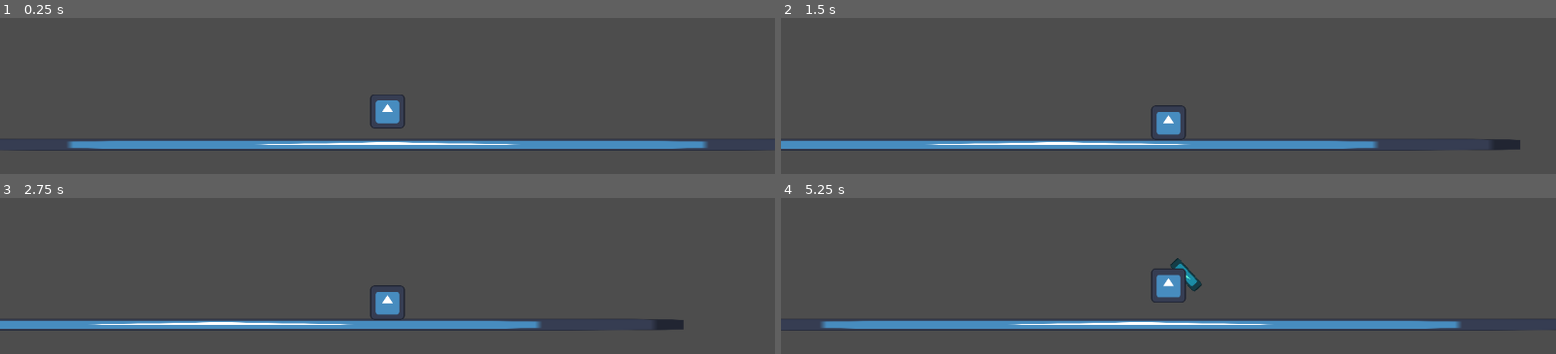
Above: before the commit, frames 1-4 (two rows, left to right).
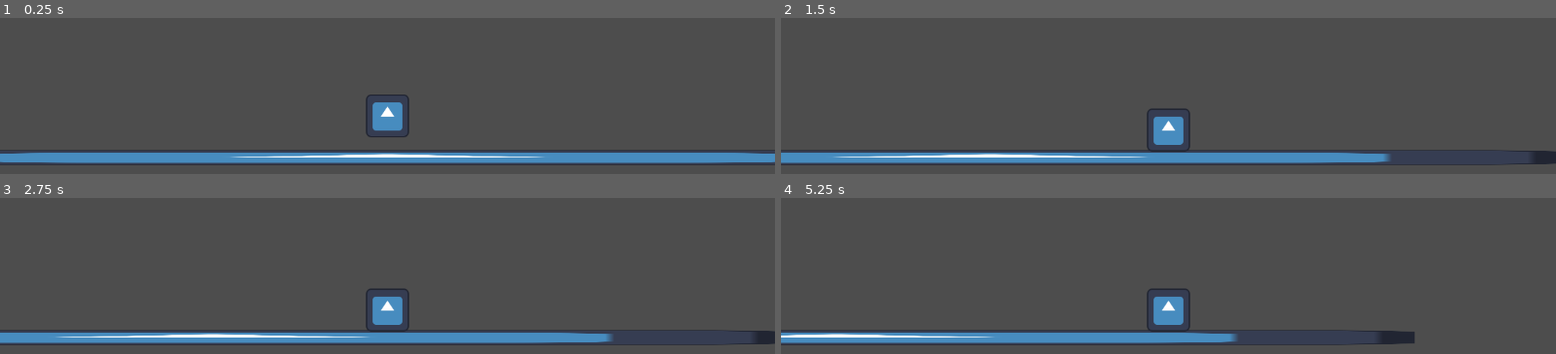
Above: after the commit, the same moments.

Repository: sudo-m3z1m/MakeItBeforeTheTest
Game: Godot game, scene res://Prefabs/test_scene.tscn
Two runs of this game, one before a commit and one after it. Both use one fixed random seed, a clock stepped at 60 frames per second and the inputs below. The engine's default icon, where the game draws it, is replaced by a stand-in: a white triangle on a blue panel in a dark square.
Inputs (mouse positions are in pixels of both pictures, inside the frame that each line leads up to):
- Up to frame 1 (0.25 s): no input
- Up to frame 2 (1.5 s): tap Enter (ui_accept) at 0.5, 0.77 s; move the mouse to (1339, 71) at 0.52 s; press the mouse at (1339, 71) at 0.53 s; hold D (Right) from 0.53 s (still down); right-click (1339, 71) at 0.8 s; move the mouse to (1013, 114) at 1.27 s; release the mouse at (1013, 114) at 1.28 s; right-click (1013, 114) at 1.35 s
- Up to frame 3 (2.75 s): tap Enter (ui_accept) at 1.52 s; click (232, 294) at 1.55 s; move the mouse to (outside the picture) at 2.02 s; release D (Right) at 2.03 s; press the mouse at (outside the picture) at 2.03 s; hold A (Left) from 2.03 s (still down); right-click (outside the picture) at 2.3 s
- Up to frame 4 (5.25 s): move the mouse to (outside the picture) at 2.77 s; release A (Left) at 2.78 s; release the mouse at (outside the picture) at 2.78 s; hold D (Right) 2.78-4.28 s; right-click (outside the picture) at 2.85 s; tap Enter (ui_accept) at 3.02, 3.77, 4.52 s; click (outside the picture) at 3.05 s; move the mouse to (1401, 338) at 3.52 s; press the mouse at (1401, 338) at 3.53 s; right-click (1401, 338) at 3.8 s; move the mouse to (936, 207) at 4.27 s; release the mouse at (936, 207) at 4.28 s; hold A (Left) 4.28-5.03 s; right-click (936, 207) at 4.35 s; click (936, 207) at 4.55 s; move the mouse to (1207, 272) at 5.02 s; press the mouse at (1207, 272) at 5.03 s; hold D (Right) from 5.03 s (still down)

The runs differ from the first frame. In frame 1, 13% of the frame differs, in the area x 0-100%, y 49-95%; in frame 2, 12%; in frame 3, 11%; in frame 4, 12%.

Commit message:
delited almost everything

Diff:
--- a/Prefabs/player.gd
+++ b/Prefabs/player.gd
@@ -4,56 +4,19 @@
 @export var speed: float = 600
 @export var jump_strenght: float
 @export var gravity: float
-@export var attack_strength: float
-@export var time_distortion: float
-@export var die_force_strength: float
 
 @onready var animation_player: AnimationPlayer = $AnimationPlayer
-@onready var weapon: Node2D = $Weapon
-@onready var area: Area2D = $Weapon/Area2D
-
-var time_is_slowed: bool = false
-var is_died: bool = false
 
 func _input(event):
 	if event.is_action_pressed("ui_accept") and is_on_floor():
 		velocity += Vector2.UP * jump_strenght / Engine.time_scale
-	if event.is_action_pressed("Attack"):
-		attack()
-	if event.is_action_pressed("RightMouse"):
-		time_is_slowed = !time_is_slowed
 
 func _physics_process(delta):
-	if !is_died:
-		velocity = lerp(velocity, get_direction() * speed, 0.2)
-	weapon.look_at(get_global_mouse_position())
+	velocity = lerp(velocity, get_direction() * speed, 0.2)
 	move_and_slide()
 	velocity.y += gravity
-	if !$Weapon/Area2D/CollisionShape2D.disabled:
-		check_attack_objects()
-
-	if time_is_slowed:
-		Engine.time_scale = time_distortion
-		return
-	Engine.time_scale = 1
 
 func get_direction() -> Vector2:
 	var direction: Vector2
 	direction.x = Input.get_axis("Left", "Right")
 	return direction
-
-func check_attack_objects() -> void:
-	var area_objects: Array[Area2D] = area.get_overlapping_areas()
-	for object in area_objects:
-		if object is Projectile:
-			object.direction = -object.direction
-			$Weapon/Area2D/CollisionShape2D.disabled = true
-
-func attack() -> void:
-	var direction: Vector2 = global_position.direction_to(get_global_mouse_position())
-	velocity += direction * attack_strength / Engine.time_scale
-	animation_player.play("Attack")
-
-func die() -> void:
-	#animation_player.play("Death")
-	is_died = true
--- a/Prefabs/player.tscn
+++ b/Prefabs/player.tscn
@@ -1,10 +1,7 @@
-[gd_scene load_steps=9 format=3 uid="uid://bwng780u0niso"]
+[gd_scene load_steps=7 format=3 uid="uid://bwng780u0niso"]
 
 [ext_resource type="Texture2D" uid="uid://dwpnuhxpdin85" path="res://icon.svg" id="1_1vmym"]
 [ext_resource type="Script" path="res://Prefabs/player.gd" id="1_85so0"]
-
-[sub_resource type="RectangleShape2D" id="RectangleShape2D_c8y3r"]
-size = Vector2(107, 77)
 
 [sub_resource type="SpriteFrames" id="SpriteFrames_se3mq"]
 animations = [{
@@ -21,65 +18,11 @@
 radius = 15.0
 height = 62.0
 
-[sub_resource type="Animation" id="Animation_6ghq1"]
-resource_name = "Attack"
-length = 0.2
-step = 0.01
-tracks/0/type = "value"
-tracks/0/imported = false
-tracks/0/enabled = true
-tracks/0/path = NodePath("Weapon/AttackSprite:rotation")
-tracks/0/interp = 1
-tracks/0/loop_wrap = true
-tracks/0/keys = {
-"times": PackedFloat32Array(0, 0.06, 0.1, 0.11, 0.18, 0.19, 0.2),
-"transitions": PackedFloat32Array(1, 1, 1, 1, 1, 1, 1),
-"update": 0,
-"values": [-2.26893, -0.603884, 0.455531, 0.261799, -1.98793, -2.0944, -2.26893]
-}
-tracks/1/type = "value"
-tracks/1/imported = false
-tracks/1/enabled = true
-tracks/1/path = NodePath("Weapon/AttackSprite:position")
-tracks/1/interp = 1
-tracks/1/loop_wrap = true
-tracks/1/keys = {
-"times": PackedFloat32Array(0, 0.06, 0.1, 0.2),
-"transitions": PackedFloat32Array(1, 1, 1, 1),
-"update": 0,
-"values": [Vector2(30, -15), Vector2(72, -9), Vector2(71, 16), Vector2(30, -15)]
-}
-tracks/2/type = "value"
-tracks/2/imported = false
-tracks/2/enabled = true
-tracks/2/path = NodePath("Weapon/AttackSprite:visible")
-tracks/2/interp = 1
-tracks/2/loop_wrap = true
-tracks/2/keys = {
-"times": PackedFloat32Array(0, 0.2),
-"transitions": PackedFloat32Array(1, 1),
-"update": 1,
-"values": [true, false]
-}
-tracks/3/type = "value"
-tracks/3/imported = false
-tracks/3/enabled = true
-tracks/3/path = NodePath("Weapon/Area2D/CollisionShape2D:disabled")
-tracks/3/interp = 1
-tracks/3/loop_wrap = true
-tracks/3/keys = {
-"times": PackedFloat32Array(0, 0.11),
-"transitions": PackedFloat32Array(1, 1),
-"update": 1,
-"values": [false, true]
-}
-
 [sub_resource type="Animation" id="Animation_h36jw"]
 length = 0.001
 
 [sub_resource type="AnimationLibrary" id="AnimationLibrary_metnq"]
 _data = {
-"Attack": SubResource("Animation_6ghq1"),
 "RESET": SubResource("Animation_h36jw")
 }
 
@@ -88,26 +31,6 @@
 speed = 300.0
 jump_strenght = 450.0
 gravity = 50.0
-attack_strength = 800.0
-time_distortion = 0.33
-
-[node name="Weapon" type="Node2D" parent="."]
-
-[node name="AttackSprite" type="Sprite2D" parent="Weapon"]
-visible = false
-modulate = Color(0.384314, 1, 0.866667, 1)
-position = Vector2(30, -15)
-rotation = -2.26893
-scale = Vector2(0.53125, 0.171875)
-texture = ExtResource("1_1vmym")
-
-[node name="Area2D" type="Area2D" parent="Weapon"]
-position = Vector2(0, -1.90735e-06)
-
-[node name="CollisionShape2D" type="CollisionShape2D" parent="Weapon/Area2D"]
-position = Vector2(43.5, -6.5)
-shape = SubResource("RectangleShape2D_c8y3r")
-disabled = true
 
 [node name="AnimatedSprite2D" type="AnimatedSprite2D" parent="."]
 scale = Vector2(0.5, 0.5)
@@ -117,7 +40,6 @@
 shape = SubResource("CapsuleShape2D_j7gpn")
 
 [node name="Camera" type="Camera2D" parent="."]
-zoom = Vector2(0.8, 0.8)
 drag_vertical_enabled = true
 
 [node name="AnimationPlayer" type="AnimationPlayer" parent="."]
--- a/Prefabs/projectile.gd
+++ /dev/null
@@ -1,19 +0,0 @@
-extends Area2D
-class_name Projectile
-
-@export var speed: float
-@export var direction: int
-
-func _ready() -> void:
-	body_entered.connect(body_is_damagable)
-
-func _process(delta) -> void:
-	var direction: Vector2 = Vector2(direction, 0)
-	var velocity = direction * speed * delta
-
-	global_position += velocity
-
-func body_is_damagable(body) -> void:
-	if body is Player:
-		body.die()
-	queue_free()
--- a/Prefabs/projectile.tscn
+++ /dev/null
@@ -1,19 +0,0 @@
-[gd_scene load_steps=4 format=3 uid="uid://5d7bue63s1m5"]
-
-[ext_resource type="Texture2D" uid="uid://dwpnuhxpdin85" path="res://icon.svg" id="1_5mj64"]
-[ext_resource type="Script" path="res://Prefabs/projectile.gd" id="1_x8lfa"]
-
-[sub_resource type="RectangleShape2D" id="RectangleShape2D_be23g"]
-
-[node name="Area2D" type="Area2D"]
-script = ExtResource("1_x8lfa")
-speed = 1000.0
-direction = -1
-
-[node name="CollisionShape2D" type="CollisionShape2D" parent="."]
-shape = SubResource("RectangleShape2D_be23g")
-
-[node name="Sprite2D" type="Sprite2D" parent="."]
-modulate = Color(0.741176, 0.741176, 0, 1)
-scale = Vector2(0.171875, 0.15625)
-texture = ExtResource("1_5mj64")
--- a/Prefabs/test_scene.tscn
+++ b/Prefabs/test_scene.tscn
@@ -1,8 +1,7 @@
-[gd_scene load_steps=5 format=3 uid="uid://80x3gv6r3vhu"]
+[gd_scene load_steps=4 format=3 uid="uid://80x3gv6r3vhu"]
 
 [ext_resource type="PackedScene" uid="uid://bwng780u0niso" path="res://Prefabs/player.tscn" id="1_i714j"]
 [ext_resource type="Texture2D" uid="uid://dwpnuhxpdin85" path="res://icon.svg" id="1_x07fd"]
-[ext_resource type="PackedScene" uid="uid://5d7bue63s1m5" path="res://Prefabs/projectile.tscn" id="3_htpgq"]
 
 [sub_resource type="WorldBoundaryShape2D" id="WorldBoundaryShape2D_ir5ow"]
 distance = 11.0
@@ -20,9 +19,5 @@
 scale = Vector2(13.4219, 0.171873)
 texture = ExtResource("1_x07fd")
 
-[node name="Area2D" parent="." instance=ExtResource("3_htpgq")]
-position = Vector2(3191, 58)
-speed = 1600.0
-
 [node name="Player" parent="." instance=ExtResource("1_i714j")]
 position = Vector2(0, 13)
Not shown, changed: readme.txt
Not shown, changed: .gitignore
